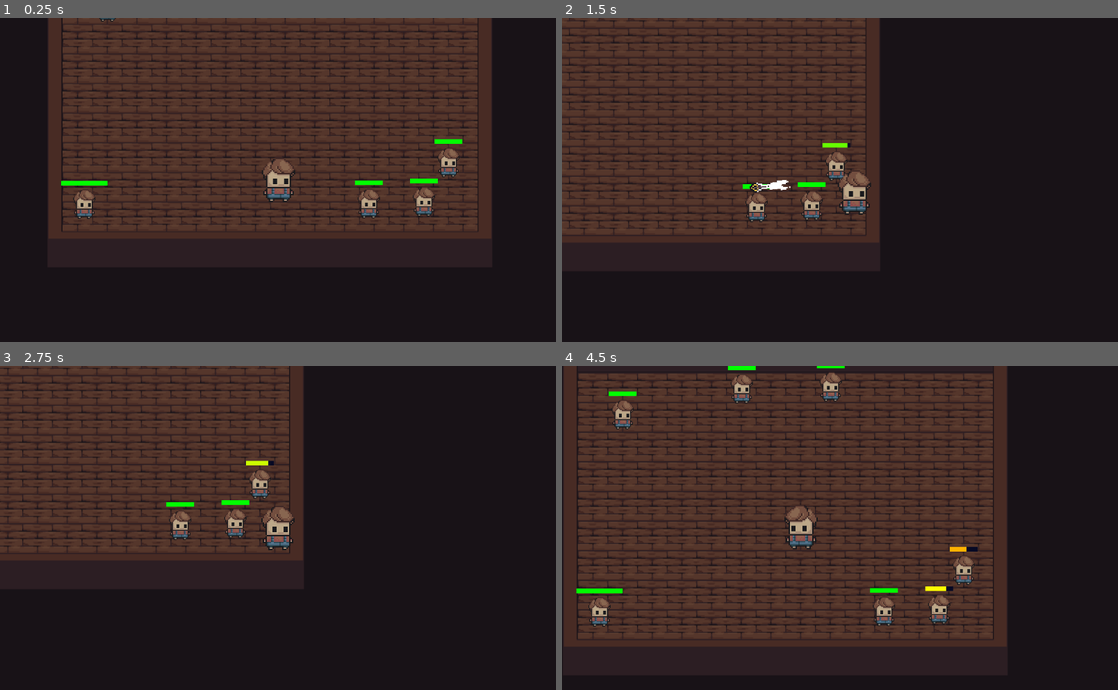
Above: before the commit, frames 1-4 (two rows, left to right).
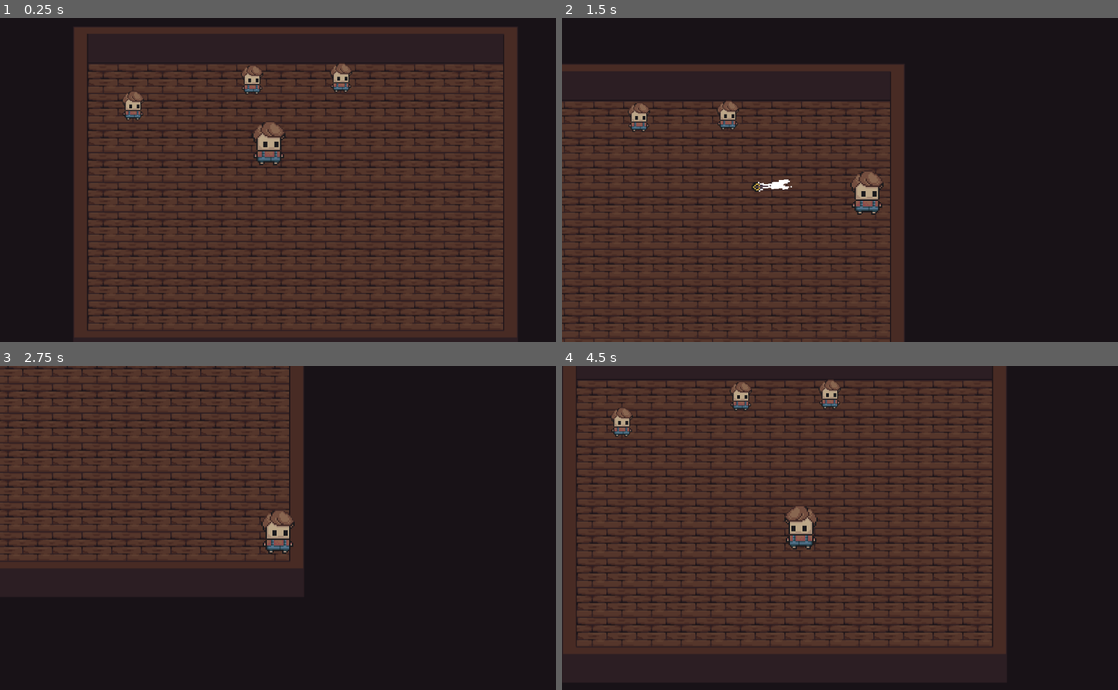
Above: after the commit, the same moments.

Repository: McRamon/Homework
Game: Godot game, scene res://Quests/Map/debug_test_map.tscn
The game is run twice, just before and just after one commit, with the same random seed, the same clock (stepped at 60 frames per second) and the same inputs. This scene is started directly instead of the project's main scene.
Inputs (mouse positions are in pixels of both pictures, inside the frame that each line leads up to):
- Up to frame 1 (0.25 s): no input
- Up to frame 2 (1.5 s): move the mouse to (962, 163) at 0.52 s; hold D (move_right) 0.53-1.28 s; tap Space (ability) at 0.6 s; click (962, 163) at 0.67 s; move the mouse to (728, 196) at 1.27 s; hold S (move_down) from 1.28 s (still down); click (728, 196) at 1.35 s
- Up to frame 3 (2.75 s): move the mouse to (333, 456) at 2.02 s; release S (move_down) at 2.03 s; hold D (move_right) from 2.03 s (still down); right-click (333, 456) at 2.1 s
- Up to frame 4 (4.5 s): move the mouse to (812, 592) at 2.77 s; release D (move_right) at 2.78 s; hold W (move_up) 2.78-3.53 s; tap Space (ability) at 2.85 s; click (812, 592) at 2.92 s; move the mouse to (1006, 576) at 3.52 s; hold A (move_left) from 3.53 s (still down); click (1006, 576) at 3.6 s; move the mouse to (673, 479) at 4.27 s; right-click (673, 479) at 4.35 s

The runs differ from the first frame. In frame 1, 47% of the frame differs, in the area x 8-93%, y 0-99%; in frame 2, 37%; in frame 3, 6.1%; in frame 4, 11%.

Commit message:
aaaaa

Diff:
--- /dev/null
+++ b/Quests/Code/Mobs/Actions/Effects/Status Effects Visuals/poison_effect.tscn
@@ -0,0 +1,9 @@
+[gd_scene load_steps=2 format=3 uid="uid://dubcxwigl4o0q"]
+
+[ext_resource type="Texture2D" uid="uid://cf6b0h8na0irr" path="res://Quests/Assets/test_poison_visual_effect.png" id="1_up32w"]
+
+[node name="PoisonEffect" type="Sprite2D"]
+z_index = 10
+texture_filter = 1
+scale = Vector2(2, 2)
+texture = ExtResource("1_up32w")
--- a/Quests/Code/Mobs/Actions/Effects/Weapons/bow_arrow_basic.tscn
+++ b/Quests/Code/Mobs/Actions/Effects/Weapons/bow_arrow_basic.tscn
@@ -1,9 +1,7 @@
-[gd_scene load_steps=9 format=3 uid="uid://csaaeh3jfar3t"]
+[gd_scene load_steps=7 format=3 uid="uid://csaaeh3jfar3t"]
 
 [ext_resource type="Texture2D" uid="uid://blfbpw38caqvb" path="res://Quests/Assets/test_arrow.png" id="1_asxxe"]
 [ext_resource type="Script" uid="uid://cy1x6adqwsay1" path="res://Quests/Code/Mobs/Actions/Effects/Weapons/ranged_weapon_effect.gd" id="2_e8ge7"]
-[ext_resource type="Script" uid="uid://c14do17onnt64" path="res://Quests/Code/Mobs/Actions/Status Effects/status_effect.gd" id="3_tdmd5"]
-[ext_resource type="Resource" uid="uid://dtkpo5au6g1no" path="res://Quests/Code/Mobs/Actions/Status Effects/poison.tres" id="4_usy05"]
 
 [sub_resource type="AtlasTexture" id="AtlasTexture_jb5uq"]
 atlas = ExtResource("1_asxxe")
@@ -42,7 +40,6 @@
 animation = &"projectile"
 offset = Vector2(0, -16)
 script = ExtResource("2_e8ge7")
-status_effect_list = Array[ExtResource("3_tdmd5")]([ExtResource("4_usy05")])
 
 [node name="collision_zone" type="Area2D" parent="."]
 collision_layer = 16
--- /dev/null
+++ b/Quests/Code/Mobs/Actions/Effects/Weapons/bow_arrow_poisoned.tscn
@@ -0,0 +1,8 @@
+[gd_scene load_steps=4 format=3 uid="uid://chu1ats3ihulg"]
+
+[ext_resource type="PackedScene" uid="uid://csaaeh3jfar3t" path="res://Quests/Code/Mobs/Actions/Effects/Weapons/bow_arrow_basic.tscn" id="1_rbes3"]
+[ext_resource type="Script" uid="uid://c14do17onnt64" path="res://Quests/Code/Mobs/Actions/Status Effects/status_effect.gd" id="2_2and3"]
+[ext_resource type="Resource" uid="uid://dtkpo5au6g1no" path="res://Quests/Code/Mobs/Actions/Status Effects/poison.tres" id="3_2and3"]
+
+[node name="bow_arrow_basic" instance=ExtResource("1_rbes3")]
+status_effect_list = Array[ExtResource("2_2and3")]([ExtResource("3_2and3")])
--- /dev/null
+++ b/Quests/Code/Mobs/Actions/Status Effects/dot_status_effect.gd
@@ -0,0 +1,42 @@
+extends StatusEffect
+class_name DOTStatusEffect
+
+@export var is_heal: bool = false
+@export var tick_amount: int = 2
+@export var tick_interval: float = 1.0  # seconds between damage ticks
+
+var _tick_timer: float = 0.0
+
+func on_apply(target: Node):
+	super(target)
+	if !is_heal:
+		print("Poison applied to ", target)
+	else:
+		print("Regeneration applied to ", target)
+
+func on_update(target: Node, delta: float) -> bool:
+	if duration != 0:
+		elapsed_time += delta
+
+	_tick_timer += delta
+
+	if _tick_timer >= tick_interval:
+		_tick_timer = 0.0
+		if !is_heal:
+			if target.has_method("take_damage"):
+				target.take_damage(tick_amount)
+				print("Poison tick on ", target)
+		else:
+			if target.has_method("restore_health"):
+				target.restore_health(tick_amount)
+				print("Heal tick on ", target)
+	if duration == 0:
+		return false
+	return elapsed_time >= duration
+
+func on_expire(target: Node):
+	super(target)
+	if !is_heal:
+		print("Poison expired on ", target)
+	else:
+		print("Regeneration expired on ", target)
--- a/Quests/Code/Mobs/Actions/Status Effects/poison.gd
+++ /dev/null
@@ -1,29 +0,0 @@
-extends StatusEffect
-class_name PoisonStatusEffect
-
-@export var tick_damage: int = 2
-@export var tick_interval: float = 1.0  # seconds between damage ticks
-
-var _tick_timer: float = 0.0
-
-func _init():
-	effect_name = "Poison"
-	duration = 5.0  # default 5 seconds
-
-func on_apply(target: Node):
-	print("Poison applied to ", target.name)
-
-func on_update(target: Node, delta: float) -> bool:
-	elapsed_time += delta
-	_tick_timer += delta
-
-	if _tick_timer >= tick_interval:
-		_tick_timer = 0.0
-		if target.has_method("take_damage"):
-			target.take_damage(tick_damage)
-			print("Poison tick on ", target.name)
-
-	return elapsed_time >= duration
-
-func on_expire(target: Node):
-	print("Poison expired on ", target.name)
--- a/Quests/Code/Mobs/Actions/Status Effects/poison.tres
+++ b/Quests/Code/Mobs/Actions/Status Effects/poison.tres
@@ -1,6 +1,7 @@
-[gd_resource type="Resource" script_class="PoisonStatusEffect" load_steps=2 format=3 uid="uid://dtkpo5au6g1no"]
+[gd_resource type="Resource" script_class="PoisonStatusEffect" load_steps=3 format=3 uid="uid://dtkpo5au6g1no"]
 
-[ext_resource type="Script" uid="uid://d0axlwj3h1cyo" path="res://Quests/Code/Mobs/Actions/Status Effects/poison.gd" id="1_etjjq"]
+[ext_resource type="Script" uid="uid://d0axlwj3h1cyo" path="res://Quests/Code/Mobs/Actions/Status Effects/dot_status_effect.gd" id="1_etjjq"]
+[ext_resource type="PackedScene" uid="uid://dubcxwigl4o0q" path="res://Quests/Code/Mobs/Actions/Effects/Status Effects Visuals/poison_effect.tscn" id="2_05g71"]
 
 [resource]
 script = ExtResource("1_etjjq")
@@ -9,4 +10,5 @@
 effect_name = "Basic Posion"
 description = "You better heal this"
 duration = 5.0
+visual_effect_scene = ExtResource("2_05g71")
 metadata/_custom_type_script = "uid://d0axlwj3h1cyo"
--- /dev/null
+++ b/Quests/Code/Mobs/Actions/Status Effects/regeneration.tres
@@ -0,0 +1,13 @@
+[gd_resource type="Resource" script_class="DOTStatusEffect" load_steps=2 format=3 uid="uid://c76yv13vhfs2i"]
+
+[ext_resource type="Script" uid="uid://d0axlwj3h1cyo" path="res://Quests/Code/Mobs/Actions/Status Effects/dot_status_effect.gd" id="1_bv04n"]
+
+[resource]
+script = ExtResource("1_bv04n")
+is_heal = true
+tick_amount = 1
+tick_interval = 5.0
+effect_name = "Regeneration"
+description = "Standart restoration of health over time"
+duration = 0.0
+metadata/_custom_type_script = "uid://d0axlwj3h1cyo"
--- a/Quests/Code/Mobs/Actions/Status Effects/status_effect.gd
+++ b/Quests/Code/Mobs/Actions/Status Effects/status_effect.gd
@@ -5,12 +5,19 @@
 @export var description: String = "This should not appear, fix the bug"
 @export var duration: float = 1.0  # in seconds
 @export var icon: Texture2D
+@export var visual_effect_scene: PackedScene
 
 
 var elapsed_time: float = 0.0
+var _visual_instance: Node2D
 
 func on_apply(target: Node):
-	pass
+	if visual_effect_scene and target is Node:
+		_visual_instance = visual_effect_scene.instantiate()
+		target.get_parent().add_child(_visual_instance)
+		if _visual_instance is Node2D:
+			_visual_instance.position = Vector2.ZERO
+
 
 func on_update(target: Node, delta: float) -> bool:
 	if duration == 0:
@@ -19,5 +26,9 @@
 	return elapsed_time >= duration
 
 func on_expire(target: Node):
+	if is_instance_valid(_visual_instance):
+		_visual_instance.queue_free()
+		_visual_instance = null
+
 	if target.has_method("remove_status_effect"):
 		target.remove_status_effect(self)
--- a/Quests/Code/Mobs/Actions/Weapon/Ranged/poisoned_bow.tres
+++ b/Quests/Code/Mobs/Actions/Weapon/Ranged/poisoned_bow.tres
@@ -1,7 +1,7 @@
 [gd_resource type="Resource" script_class="WeaponRanged" load_steps=3 format=3 uid="uid://cih2rnknuniou"]
 
 [ext_resource type="Script" uid="uid://cxxnbebrab4xk" path="res://Quests/Code/Mobs/Actions/Weapon/Ranged/weapon_ranged.gd" id="1_v15li"]
-[ext_resource type="PackedScene" uid="uid://csaaeh3jfar3t" path="res://Quests/Code/Mobs/Actions/Effects/Weapons/bow_arrow_basic.tscn" id="2_ovkqt"]
+[ext_resource type="PackedScene" uid="uid://chu1ats3ihulg" path="res://Quests/Code/Mobs/Actions/Effects/Weapons/bow_arrow_poisoned.tscn" id="2_ovkqt"]
 
 [resource]
 script = ExtResource("1_v15li")
@@ -14,5 +14,5 @@
 spread = 0.0
 name = "Poisoned Bow"
 description = "Bow that automatically tips arrows with toxin"
-cooldown = 0.0
+cooldown = 0.52
 metadata/_custom_type_script = "uid://cxxnbebrab4xk"
--- a/Quests/Code/Mobs/Components/health_component.gd
+++ b/Quests/Code/Mobs/Components/health_component.gd
@@ -7,17 +7,24 @@
 @export var max_health := 100
 var current_health: int
 
+@export var starting_status_effects: Array[StatusEffect] = []
 var active_status_effects: Array[StatusEffect] = []
 
 
 func _ready():
+	await get_tree().process_frame
 	current_health = max_health
+	for i in starting_status_effects:
+		apply_status_effect(i)
+
 
 func _process(delta):
 	for i in active_status_effects:
 		if i.on_update(self, delta):
 			i.on_expire(self)
-	active_status_effects = active_status_effects.filter(func(e): return e.elapsed_time < e.duration)
+		active_status_effects = active_status_effects.filter(func(e):
+			return e.duration == 0 or e.elapsed_time < e.duration
+		)
 
 func take_damage(amount: int):
 	var old_health = current_health
--- a/Quests/Code/Mobs/Enemies/Scripts/mob_hp_bar.gd
+++ b/Quests/Code/Mobs/Enemies/Scripts/mob_hp_bar.gd
@@ -14,7 +14,9 @@
 	health_component = get_parent().get_node_or_null("HealthComponent")
 	if not health_component:
 		push_warning("Mob ", self, " - no HealthComponent found for HP bar")
+		return
 
+	await get_tree().process_frame
 	shown_health = health_component.max_health
 	health_component.health_changed.connect(_on_health_changed)
 
@@ -31,6 +33,10 @@
 
 	var current = health_component.current_health
 	var max_val = health_component.max_health
+	if health_component.current_health >= health_component.max_health:
+		visible = false
+	else:
+		visible = true
 
 	# Ratios
 	var hp_ratio = clamp(float(current) / float(max_val), 0.0, 1.0)
--- a/Quests/Code/Mobs/Enemies/enemy_basic.tscn
+++ b/Quests/Code/Mobs/Enemies/enemy_basic.tscn
@@ -1,10 +1,12 @@
-[gd_scene load_steps=7 format=3 uid="uid://cenido31aoa2b"]
+[gd_scene load_steps=9 format=3 uid="uid://cenido31aoa2b"]
 
 [ext_resource type="PackedScene" uid="uid://js06itgeiovj" path="res://Quests/Code/Mobs/mob.tscn" id="1_01xs3"]
 [ext_resource type="Texture2D" uid="uid://bsmgjayugdo1i" path="res://Quests/Assets/character_leslie.png" id="2_oc5qm"]
 [ext_resource type="Script" uid="uid://bfodvopuwngus" path="res://Quests/Code/Mobs/Components/ai_control_component.gd" id="3_tg2n1"]
+[ext_resource type="Script" uid="uid://c14do17onnt64" path="res://Quests/Code/Mobs/Actions/Status Effects/status_effect.gd" id="3_u1bbe"]
 [ext_resource type="Resource" uid="uid://b1yprkm6m74fq" path="res://Quests/Code/Mobs/Enemies/Scripts/basic_behavior.tres" id="4_8cwsk"]
 [ext_resource type="PackedScene" uid="uid://b0so11ubfa77f" path="res://Quests/Code/Mobs/Enemies/mob_hp_bar.tscn" id="5_7vxgb"]
+[ext_resource type="Resource" uid="uid://c76yv13vhfs2i" path="res://Quests/Code/Mobs/Actions/Status Effects/regeneration.tres" id="5_30272"]
 
 [sub_resource type="CircleShape2D" id="CircleShape2D_8cwsk"]
 
@@ -21,6 +23,7 @@
 
 [node name="HealthComponent" parent="." index="3"]
 max_health = 20
+starting_status_effects = Array[ExtResource("3_u1bbe")]([ExtResource("5_30272")])
 
 [node name="ControlComponent" parent="." index="5"]
 script = ExtResource("3_tg2n1")
--- a/Quests/Map/debug_test_map.tscn
+++ b/Quests/Map/debug_test_map.tscn
@@ -61,29 +61,11 @@
 target = NodePath("../TEST PLAYER CHARACTER")
 
 [node name="TEST PLAYER CHARACTER" parent="." instance=ExtResource("3_ek1pq")]
-position = Vector2(210, 273)
-
-[node name="enemy_basic" parent="." instance=ExtResource("5_1yt3y")]
-position = Vector2(405, 324)
-
-[node name="enemy_basic2" parent="." instance=ExtResource("5_1yt3y")]
-position = Vector2(524, 320)
-
-[node name="enemy_basic3" parent="." instance=ExtResource("5_1yt3y")]
-position = Vector2(577, 235)
-
-[node name="enemy_basic4" parent="." instance=ExtResource("5_1yt3y")]
-position = Vector2(-209, 325)
-
-[node name="HealthComponent" parent="enemy_basic4" index="3"]
-max_health = 100
-
-[node name="mob_hp_bar" parent="enemy_basic4" index="8"]
-bar_width = 100.0
+position = Vector2(134, -20)
 
 [node name="spawner" parent="." instance=ExtResource("6_i82wj")]
 position = Vector2(-159, -101)
-spawn_list = Array[PackedScene]([ExtResource("5_1yt3y"), ExtResource("5_1yt3y")])
+spawn_list = Array[PackedScene]([ExtResource("5_1yt3y")])
 
 [node name="spawner2" parent="." instance=ExtResource("6_i82wj")]
 position = Vector2(98, -157)
@@ -94,4 +76,3 @@
 spawn_list = Array[PackedScene]([ExtResource("5_1yt3y")])
 
 [editable path="TEST PLAYER CHARACTER"]
-[editable path="enemy_basic4"]
Binary file added: Quests/Assets/test_poison_visual_effect.png
Not shown, added: Quests/Assets/test_poison_visual_effect.png.import
Renamed: Quests/Code/Mobs/Actions/Status Effects/poison.gd.uid -> Quests/Code/Mobs/Actions/Status Effects/dot_status_effect.gd.uid
